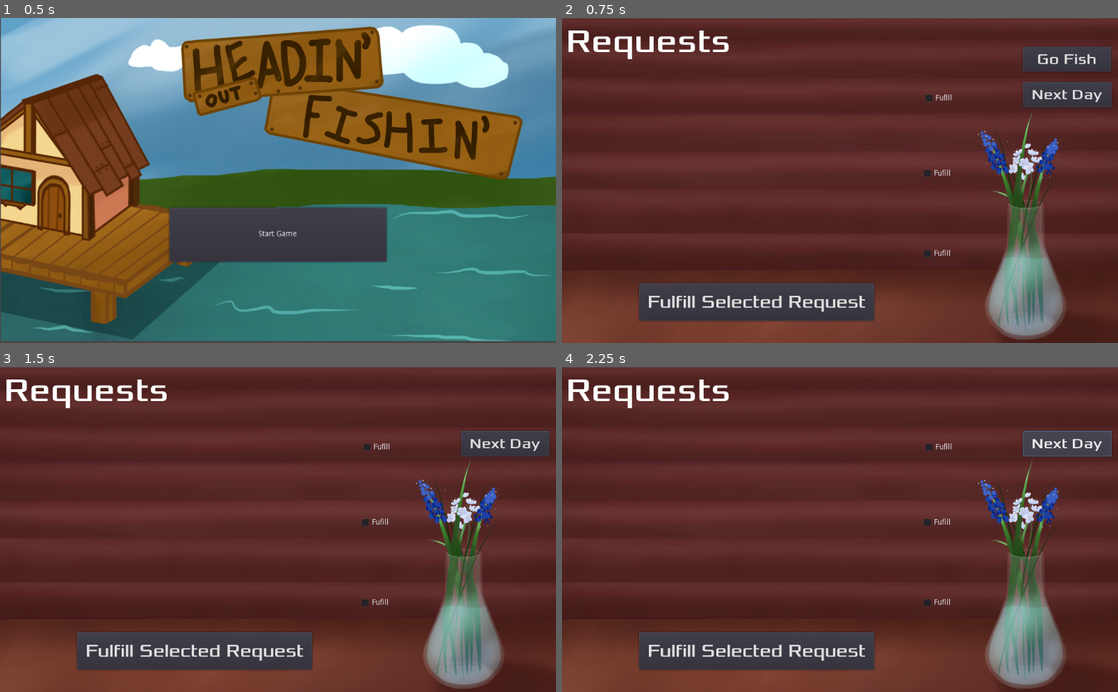
Above: before the commit, frames 1-4 (two rows, left to right).
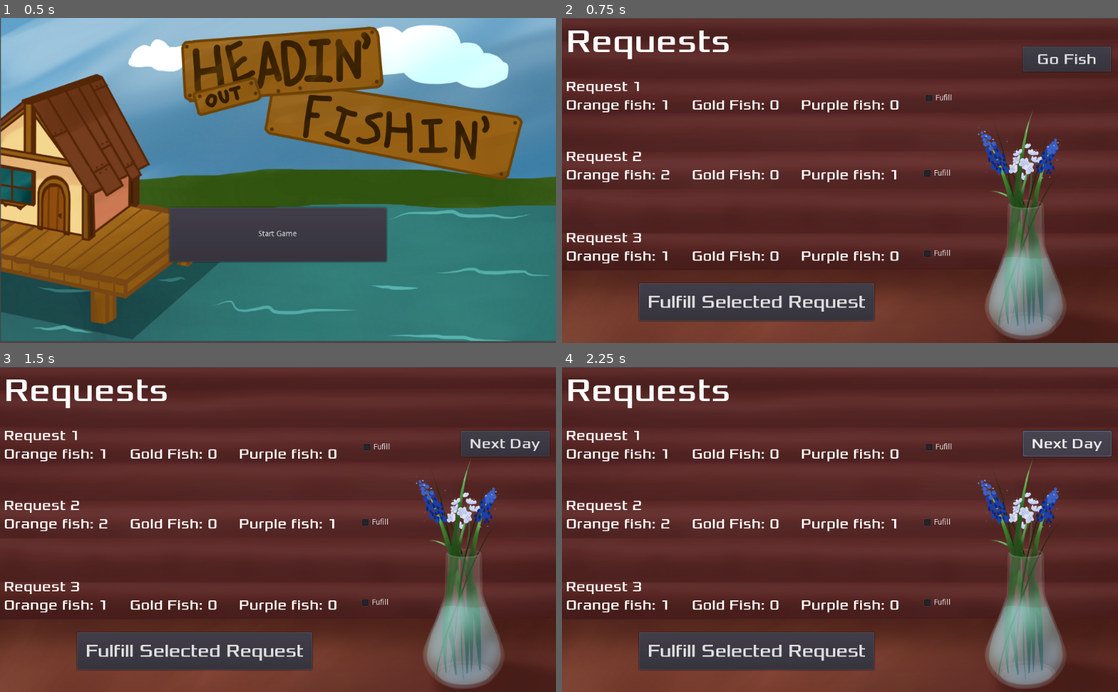
Above: after the commit, the same moments.

Repository: emccart/fishingGame
Game: Godot game, scene res://menu.tscn
Two runs of this game, one before a commit and one after it. Both use one fixed random seed, a clock stepped at 60 frames per second and the inputs below.
Inputs:
- Up to frame 1 (0.5 s): no input
- Up to frame 2 (0.75 s): click "Start Game" at 0.5 s
- Up to frame 3 (1.5 s): click "Go Fish" at 1.25 s
- Up to frame 4 (2.25 s): click "Next Day" at 2 s

Frame 1 is identical in both runs. In frame 2, 3.9% of the frame differs, in the area x 0-99%, y 19-76%; in frame 3, 2.7%; in frame 4, 2.7%.
Error in both runs: Attempt to call function 'reset' in base 'null instance' on a null instance. (res://Requests.gd:63)

Commit message:
Update requests.gd

Diff:
--- a/requests.gd
+++ b/requests.gd
@@ -70,4 +70,6 @@
 
 # Called when the node enters the scene tree for the first time.
 func _ready():
-	pass # Replace with function body.
+	hideButton()
+	getRequests()
+	display()
